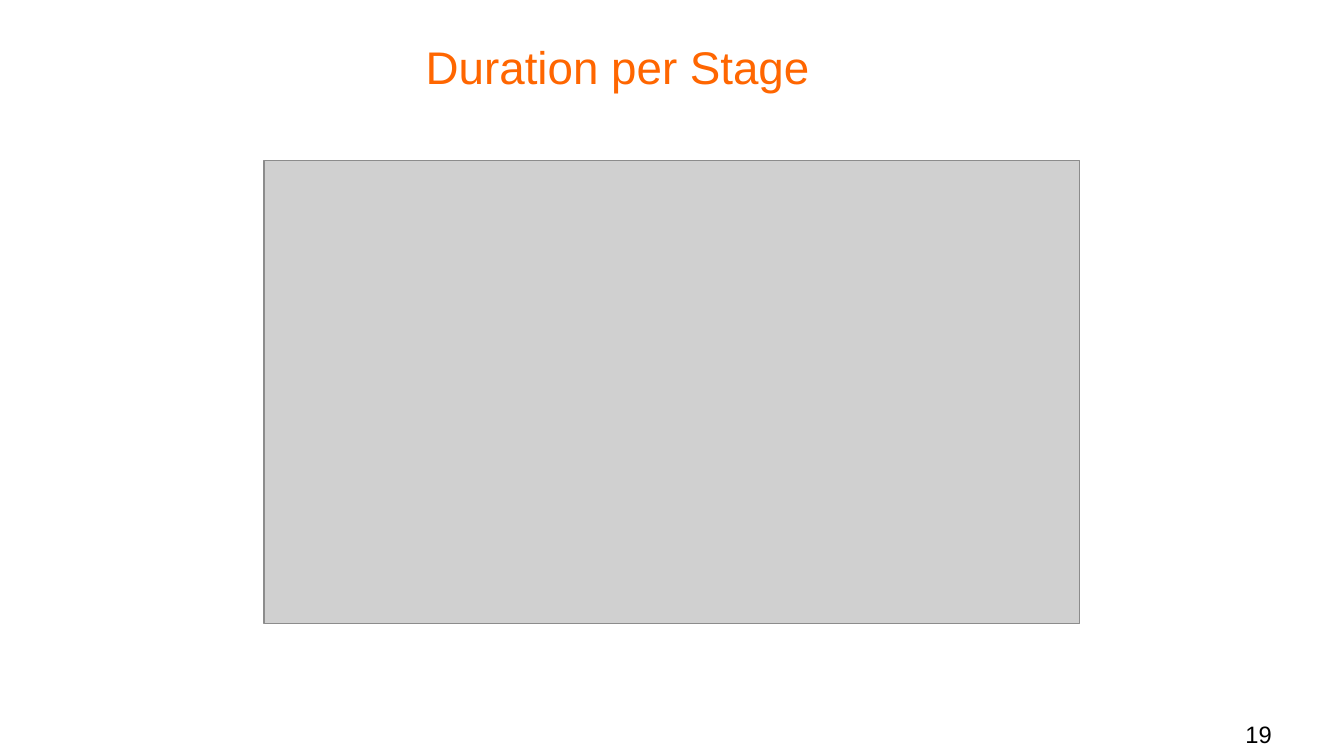
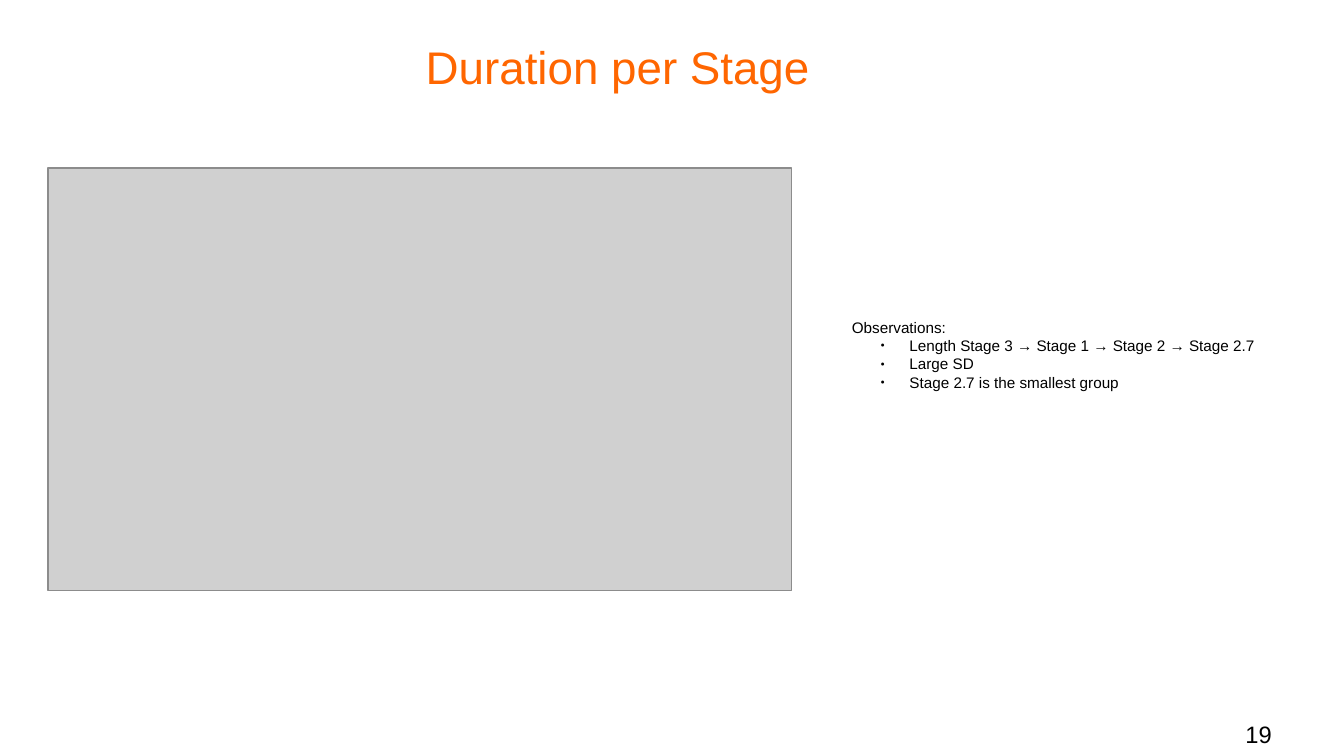
Before and after one commit to bldl/js-proposals, a slide deck: slide 19 of Data Analysis/Presentation/tc39 proposals observations.odp. Drawn at 1344x756 pixels with LibreOffice and Linux fonts; fonts in the diff are those of the drawing; grey boxes stand for pictures; background and template pictures are left out. Boxes give left, top, right and bottom in pixels: in the first picture for what was removed or moved away, otherwise in the second. Text is boxed around its words. In the diff, an @@ line names an element or a change of style, - is before the commit and + after.

Commit message:
update presentations

```diff
--- a/Data Analysis/Presentation/tc39 proposals observations.odp
+++ b/Data Analysis/Presentation/tc39 proposals observations.odp
@@ picture: place and size @@
-picture at [263,161,1079,624]
+picture at [48,168,792,592]
@@ text added at [852,322,1254,391], 9 pt, text #000000 @@
+Observations:
+  ● Length Stage 3 → Stage 1 → Stage 2 → Stage 2.7
+  ● Large SD
+  ● Stage 2.7 is the smallest group
```
Also in this commit, not shown: 3 other files.
